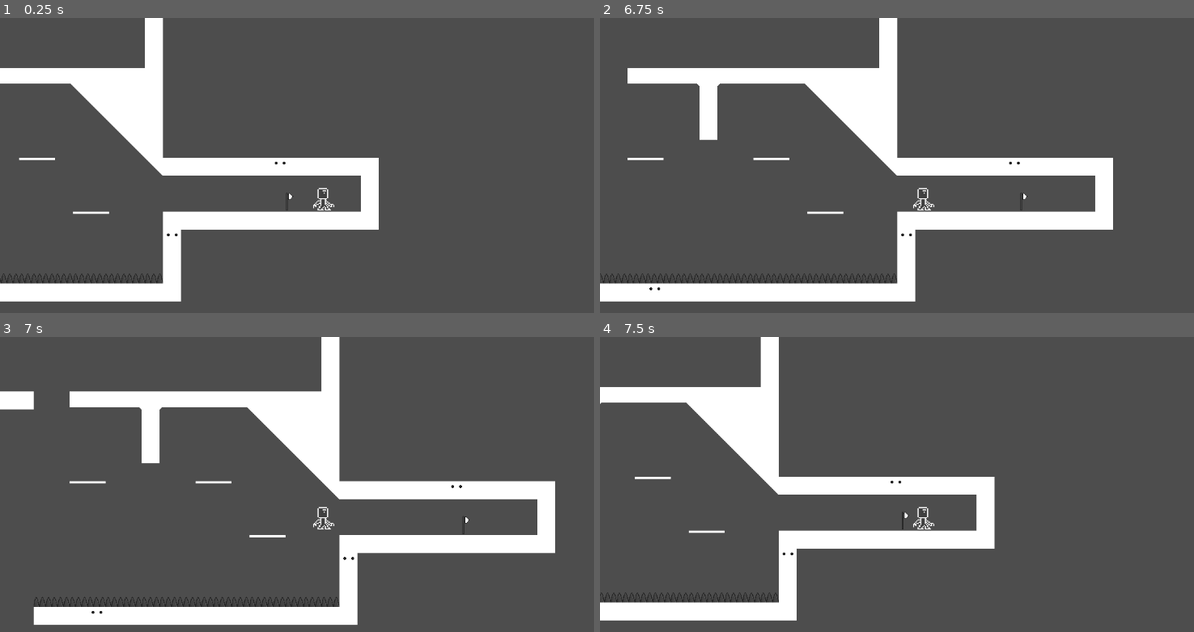
Above: before the commit, frames 1-4 (two rows, left to right).
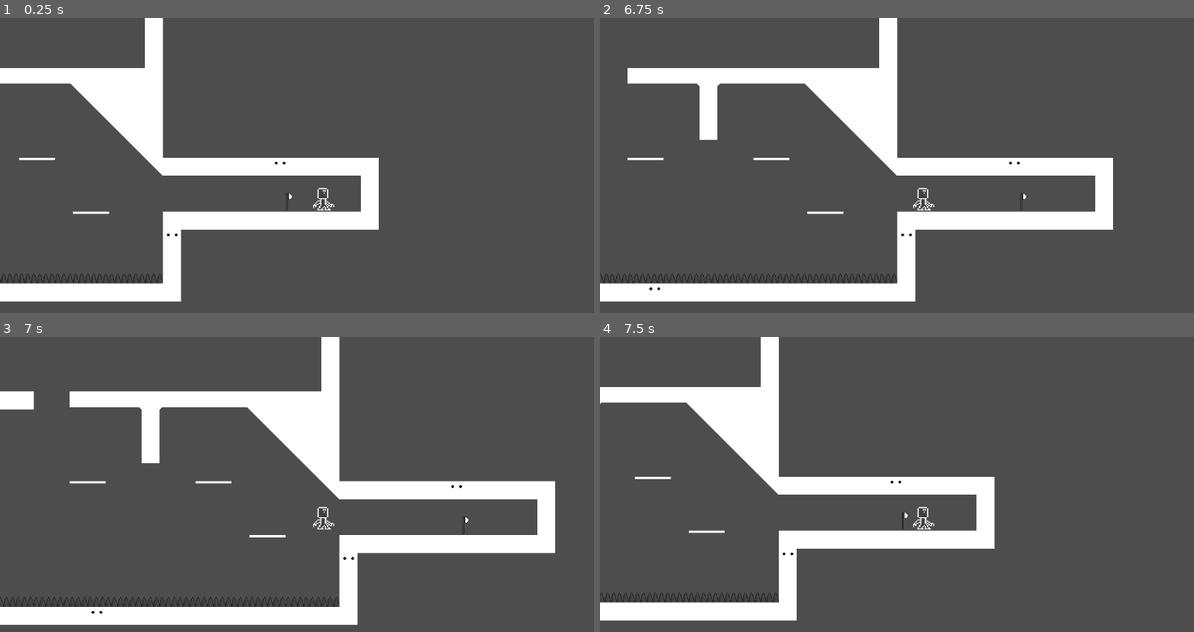
Above: after the commit, the same moments.

Repository: peachyem/ShootingForTheDark
Game: Godot game, scene res://levels/level_4.tscn
Same seed, same stepped clock (60 frames per second), same inputs: the game is played once before the commit and once after it. This scene is started directly instead of the project's main scene.
Inputs:
- Up to frame 1 (0.25 s): no input
- Up to frame 2 (6.75 s): tap Enter (ui_accept) at 0.5, 0.77, 1.52, 3.02, 3.77, 4.52, 6.02 s; hold Right (ui_right) 0.53-2.03 s; hold Left (ui_left) 2.03-2.78 s; hold Right (ui_right) 2.78-4.28 s; hold Left (ui_left) 4.28-5.03 s; hold Right (ui_right) 5.03-5.78 s; hold Left (ui_left) from 5.78 s (still down)
- Up to frame 3 (7 s): keep holding Left (ui_left); tap Enter (ui_accept) at 6.77 s
- Up to frame 4 (7.5 s): release Left (ui_left) at 7.28 s; hold Right (ui_right) from 7.28 s (still down)

Frames 1-2 are identical in both runs. In frame 3, 0.4% of the frame differs, in the area x 0-6%, y 88-98%; in frame 4, nothing differs.

Commit message:
Update level_4.tscn

Diff:
--- a/levels/level_4.tscn
+++ b/levels/level_4.tscn
@@ -11,7 +11,7 @@
 [node name="background" parent="." instance=ExtResource("1_txyf3")]
 
 [node name="TileMap" parent="." instance=ExtResource("2_rj8rv")]
-layer_0/tile_data = PackedInt32Array(65537, 196608, 3, 65536 …(2216 unchanged characters)… , -524298, 196608, 3, -458762, 196608, 3)
+layer_0/tile_data = PackedInt32Array(65537, 196608, 3, 65536 …(2216 unchanged characters)… , -524298, 196608, 3, -458762, 196608, 3, 393189, 262144, 4, 393188, 262144, 4, 393187, 262144, 4)
 
 [node name="Player" parent="." instance=ExtResource("3_tft3r")]
 
@@ -68,3 +68,12 @@
 
 [node name="Node2D17" parent="." instance=ExtResource("5_rv3gd")]
 position = Vector2(-816, 144)
+
+[node name="Spikes" parent="." instance=ExtResource("5_rv3gd")]
+position = Vector2(-848, 144)
+
+[node name="Spikes2" parent="." instance=ExtResource("5_rv3gd")]
+position = Vector2(-880, 144)
+
+[node name="Spikes3" parent="." instance=ExtResource("5_rv3gd")]
+position = Vector2(-912, 144)
